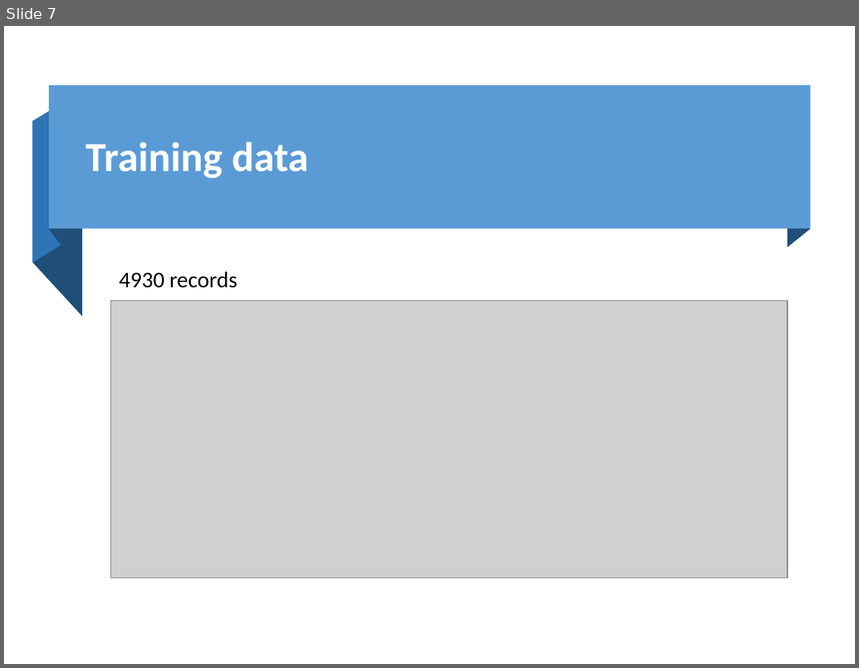
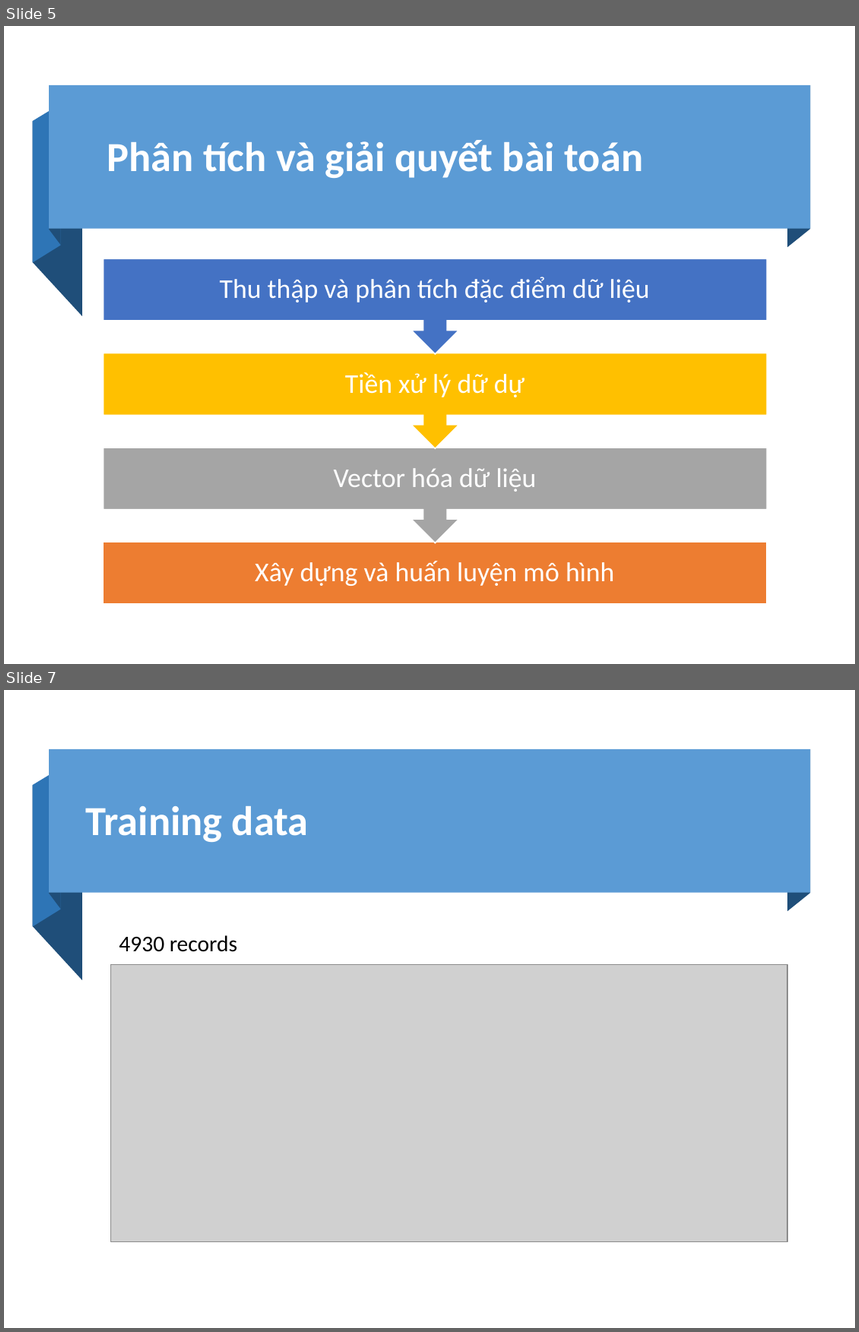
Before and after one commit to ManhLk/icomm_internship, a slide deck: Slide.pptx. Shown one above the other, each under a label of ours: slide 7 before the commit, slides 5 and 7 after it; the slides between them are not shown. The pictures are 859x668 and 859x1332 pixels, drawn with LibreOffice and Linux fonts; fonts in the diff are those of the drawing; grey boxes stand for pictures. Boxes give left, top, right and bottom in pixels: in the first picture for what was removed or moved away, otherwise in the second. Text is boxed around its words. In the diff, an @@ line names an element or a change of style, - is before the commit and + after.

```diff
--- a/Slide.pptx
+++ b/Slide.pptx
@@ slide 5 added at <box>4,26,855,664</box>, background #FFFFFF @@
@@ group added at <box>33,85,811,316</box>: 4 freeform shapes, 1 rectangle @@
@@ title added at <box>107,140,644,178</box>, 35 pt, text #FFFFFF, bold @@
+Phân tích và giải quyết bài toán
@@ group added at <box>104,259,768,605</box>: 4 texts, 3 up arrow callouts, 1 rectangle @@
+Xây dựng và huấn luyện mô hình
+Vector hóa dữ liệu
+Tiền xử lý dữ dự
+Thu thập và phân tích đặc điểm dữ liệu
```
Also in this commit, not shown: 4 slides changed, 9 other slides added, 6 slides removed, 1 other file.
